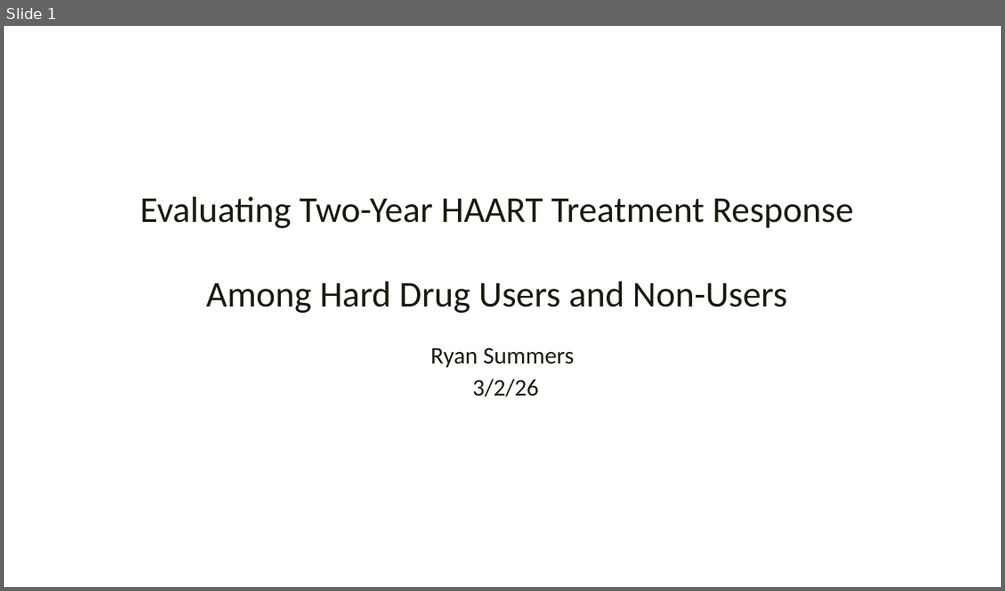
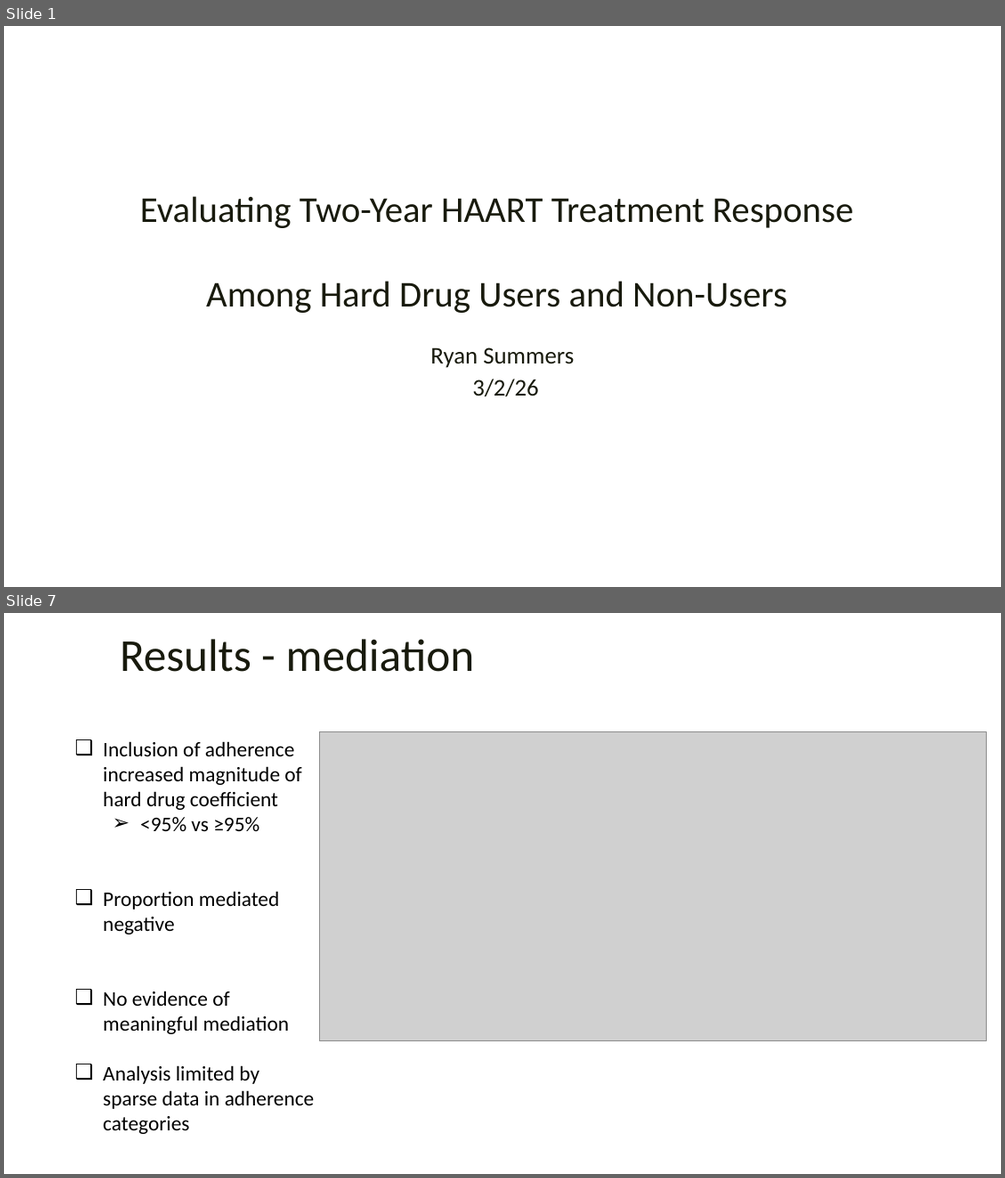
Before and after one commit to rysummers/BIOS6624-Class, a slide deck: Project1/Reports/Project1_Presentation_summers.pptx. Shown one above the other, each under a label of ours: slide 1 before the commit, slides 1 and 7 after it; the slides between them are not shown. The pictures are 1005x591 and 1005x1178 pixels, drawn with LibreOffice and Linux fonts; fonts in the diff are those of the drawing; grey boxes stand for pictures; background and template pictures are left out. Boxes give left, top, right and bottom in pixels: in the first picture for what was removed or moved away, otherwise in the second. Text is boxed around its words. In the diff, an @@ line names an element or a change of style, - is before the commit and + after.

```diff
--- a/Project1/Reports/Project1_Presentation_summers.pptx
+++ b/Project1/Reports/Project1_Presentation_summers.pptx
@@ slide 7 added at (4, 613, 1001, 1174), background picture (left out) @@
@@ text added at (120, 639, 475, 672), 44 pt, text #181A0D @@
+Results - mediation
@@ text added at (103, 741, 315, 1134), 20 pt, text #000000 @@
+❑ Inclusion of adherence increased magnitude of hard drug coefficient
+  ➢ <95% vs ≥95%
+❑ Proportion mediated negative
+❑ No evidence of meaningful mediation
+❑ Analysis limited by sparse data in adherence categories
@@ picture added at (320, 732, 987, 1041) @@
```
Also in this commit, not shown: 4 slides changed, 2 other slides added, 2 slides removed, 11 other files.
